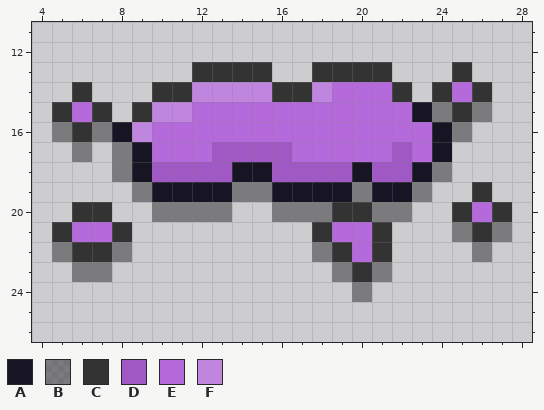
Two states of a pixel-art sprite, 2D Top Down Game/Assets/Sprites/Enemies/Grape/Grape Projectile Splatter.png. Above: the version before the commit.
The file is 32x32 pixels. Shown: x 4..28, y 11..26.
Palette (. is transparent): A #171424  B #33333387  C #333333  D #9f58c4  E #b56adc  F #c086df
Pixels before, first column x 5:
13 .......CCCC..CCCC...C..
14 .C...CCFFFFCCFEEEC.CEC.
15 CEC.CFFEEEEEEEEEEEABCB.
16 BCBAFEEEEEEEEEEEEEEAB..
17 .B.BAEEEDDDDEEEEEDEA...
18 ...BADDDDAADDDDADDAB...
19 ....BAAAABBAAAABAAB..C.
20 .CC..BBBB..BBBCCBB..CEC
21 CEEC.........CEEC...BCB
22 BCCB.........BCEC....B.
23 .BB...........BCB......
24 ...............B.......
The result:
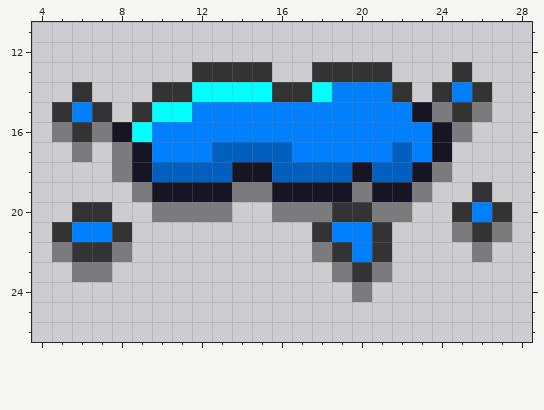
Change:
colour D: #9f58c4 -> #005fbf
colour E: #b56adc -> #007fff
colour F: #c086df -> #00ffff
Boxes around the changes in both pictures, in picture pixels (x1, y1, x2, y2):
changed: (72, 82, 492, 262)
